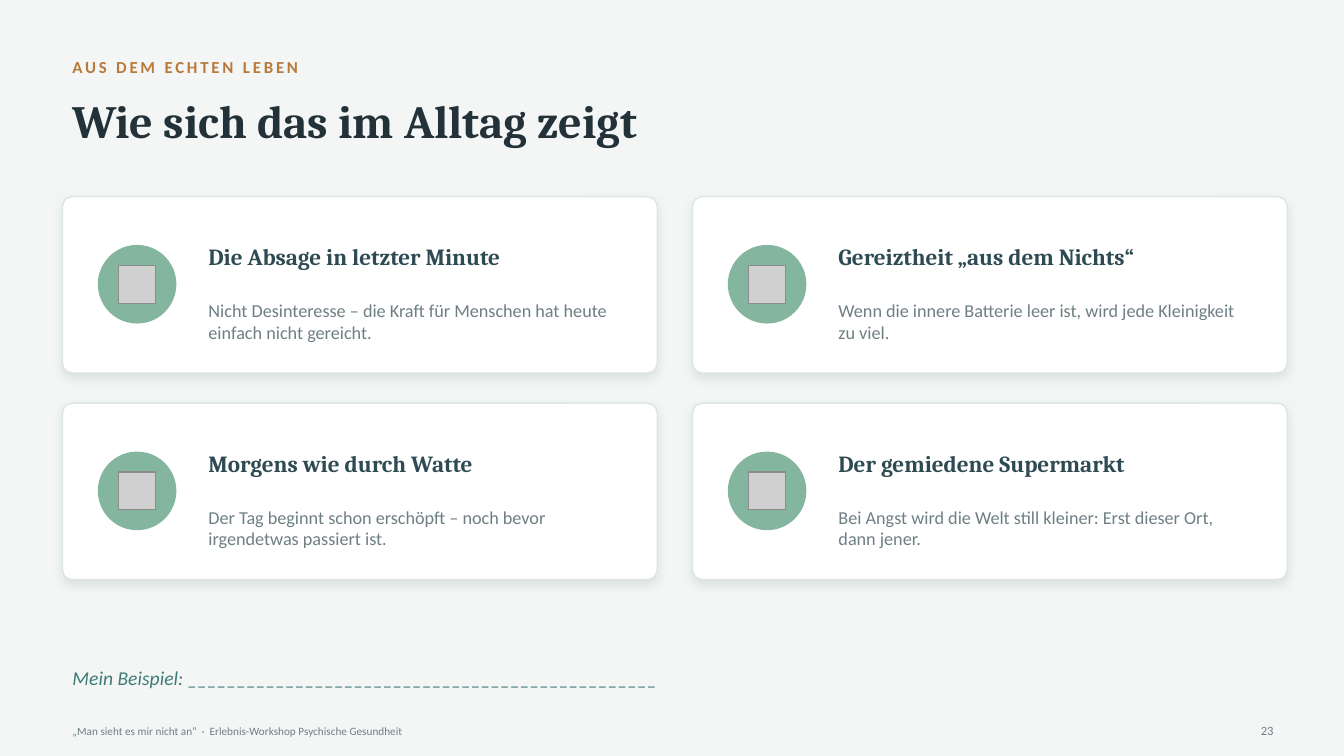
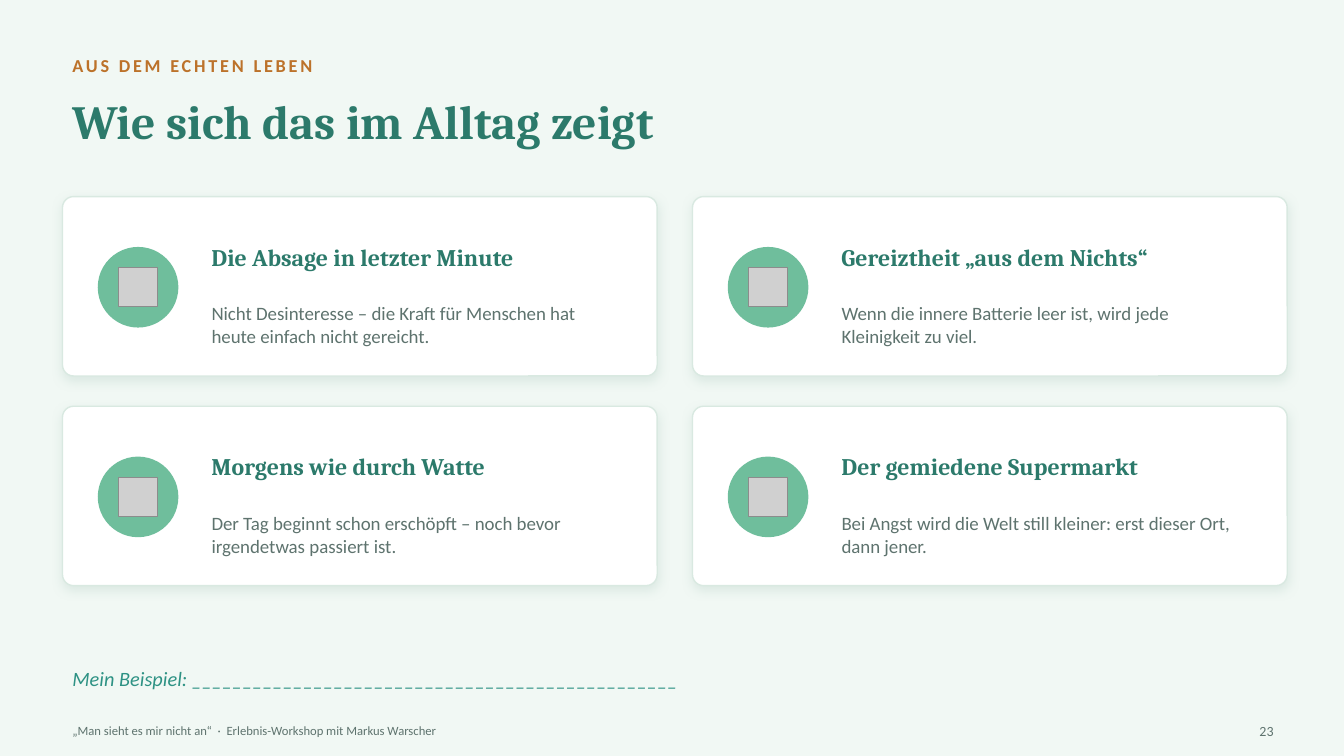
Before and after one commit to warscher80/spanwerk-datenschutz, a slide deck: slide 23 of workshop-psychische-gesundheit/Foliensatz_Man-sieht-es-mir-nicht-an.pptx. Drawn at 1344x756 pixels with LibreOffice and Linux fonts; fonts in the diff are those of the drawing; grey boxes stand for pictures. Boxes give left, top, right and bottom in pixels: in the first picture for what was removed or moved away, otherwise in the second. Text is boxed around its words. In the diff, an @@ line names an element or a change of style, - is before the commit and + after.

```diff
--- a/workshop-psychische-gesundheit/Foliensatz_Man-sieht-es-mir-nicht-an.pptx
+++ b/workshop-psychische-gesundheit/Foliensatz_Man-sieht-es-mir-nicht-an.pptx
@@ background #F3F6F5 to #F1F8F4 @@
@@ text "AUS DEM ECHTEN LEBEN" at <box>72,60,313,72</box>: size 12 to 13 pt, text colour #B9793B to #BC722A @@
@@ text "Wie sich das im Alltag ..." at <box>72,106,653,150</box>: size 33 to 34 pt, text colour #233139 to #2C7A6B @@
@@ ellipse: place and size @@
-ellipse at <box>98,245,176,324</box>
+ellipse at <box>98,247,178,328</box>
@@ ellipse: place and size @@
-ellipse at <box>728,245,807,324</box>
+ellipse at <box>728,247,809,328</box>
@@ outline #DCE6E3 1 pt to #D9E9E1 1 pt; shadow changed; proportions changed in 4 elements at <box>63,197,657,376</box>, <box>693,197,1288,376</box>, <box>63,406,657,586</box>, <box>693,406,1288,586</box> @@
@@ size 16.5 to 17 pt, text colour #2E4A52 to #2C7A6B in 4 elements at <box>211,249,513,271</box>, <box>841,249,1147,269</box>, <box>211,458,484,480</box>, <box>841,458,1138,481</box> @@
@@ 4 pictures, 2 rounded rectangles, 2 ellipses: place and size @@
-4 pictures, 2 rounded rectangles, 2 ellipses at <box>63,265,1288,580</box>
+4 pictures, 2 rounded rectangles, 2 ellipses at <box>63,268,1288,586</box>
@@ fill #84B59F to #6FBE9C in 4 elements at <box>728,247,809,328</box>, <box>98,247,178,328</box>, <box>98,457,178,537</box>, <box>728,457,809,537</box> @@
@@ size 13 to 13.5 pt, text colour #6E7F84 to #5E736E in 3 elements at <box>842,307,1169,346</box>, <box>212,307,575,346</box>, <box>212,517,561,556</box> @@
@@ text at <box>842,517,1230,556</box>: text changed; size 13 to 13.5 pt; text colour #6E7F84 to #5E736E @@
-Bei Angst wird die Welt still kleiner: Erst dieser Ort, dann jener.
+Bei Angst wird die Welt still kleiner: erst dieser Ort, dann jener.
@@ text "Mein Beispiel: _____________________________________________ ..." at <box>72,672,187,690</box>: size 14 to 14.5 pt, text colour #3F7C79 to #2E9284 @@
@@ text "23" at <box>1259,727,1273,736</box>: size 9 to 10 pt, text colour #6E7F84 to #5E736E @@
@@ text at <box>72,726,436,737</box>: text changed; size 8 to 9 pt; text colour #6E7F84 to #5E736E @@
-„Man sieht es mir nicht an“ · Erlebnis-Workshop Psychische Gesundheit
+„Man sieht es mir nicht an“ · Erlebnis-Workshop mit Markus Warscher
```
Also in this commit, not shown: 38 other slides changed, 1 slide added, 4 other files.
